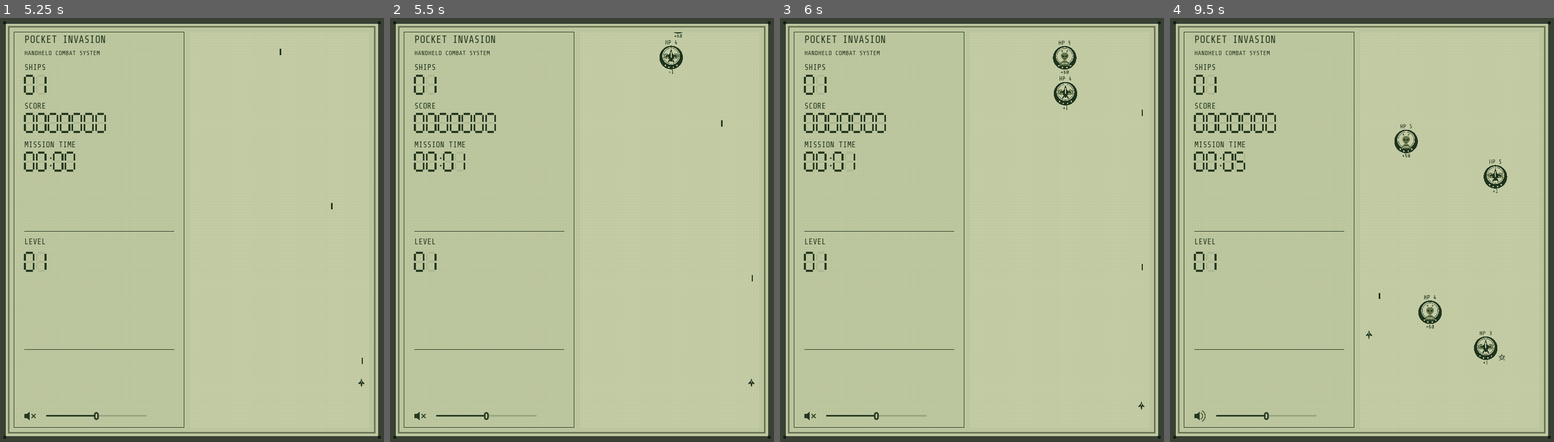
Above: before the commit, frames 1-4 (left to right).
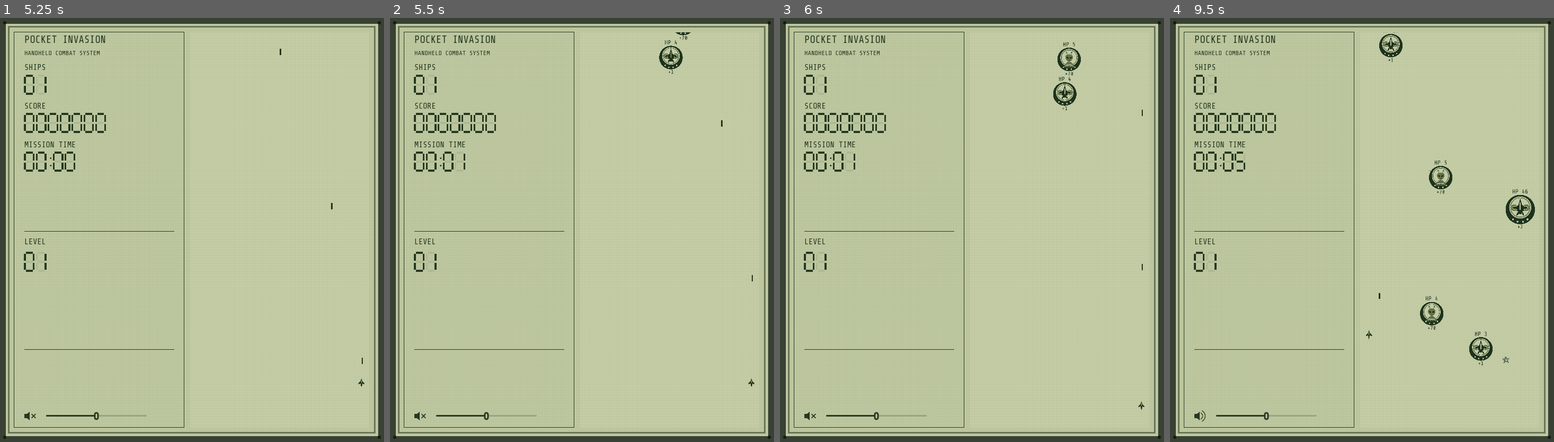
Above: after the commit, the same moments.

Repository: barmassimo/pocket-invasion
Game: Godot game, scene res://scenes/main.tscn
Two runs of this game, one before a commit and one after it. Both use one fixed random seed, a clock stepped at 60 frames per second and the inputs below.
Inputs (mouse positions are in pixels of both pictures, inside the frame that each line leads up to):
- Up to frame 1 (5.25 s): click "<" at 0.5 s; click (253, 369) at 1.27 s; click (264, 369) at 2.02 s; click (272, 369) at 2.77 s; click ">" at 3.5 s; tap Enter at 4.25, 4.35 s; move the mouse to (276, 208) at 4.27 s; hold Right 4.28-5 s; click (276, 208) at 4.42 s; tap Space at 4.52, 4.55, 4.82 s; click (26, 416) at 5 s
- Up to frame 2 (5.5 s): no input
- Up to frame 3 (6 s): move the mouse to (895, 251) at 5.77 s; hold Down from 5.78 s (still down); tap Space at 5.85 s
- Up to frame 4 (9.5 s): tap Space at 6.02, 6.32, 6.8, 7.52, 7.82, 8.27, 8.3, 8.57, 9.02, 9.32 s; tap Enter at 6.05, 6.6, 7.55, 9.05 s; move the mouse to (1400, 136) at 6.52 s; release Down at 6.53 s; hold Right 6.53-7.28 s; move the mouse to (1342, 314) at 7.27 s; hold Up 7.28-8.03 s; tap Ctrl at 7.35 s; click (1342, 314) at 7.42 s; move the mouse to (1477, 293) at 8.02 s; hold Left from 8.03 s (still down); tap M at 8.1 s; move the mouse to (1246, 166) at 8.77 s; tap Keypad Enter at 8.85 s

Frame 1 is identical in both runs. In frame 2, less than 0.1% of the frame differs, in the area x 70-79%, y 3-14%; in frame 3, 0.4%; in frame 4, 1.5%, in the area x 54-96%, y 3-82%.

Commit message:
Tune recovery ship frequency and health with a gentle first wave

Diff:
--- a/game/scripts/checks.gd
+++ b/game/scripts/checks.gd
@@ -598,6 +598,9 @@
 		previous_gain = gain
 	check(speed_accelerates, "Faster opening speed grows every physics tick with increasing gains for ten minutes")
 	var recoveries_present: bool = true
+	var opening_recovery_valid: bool = true
+	var recovery_health_counts: Dictionary = {5: 0, 10: 0}
+	var two_skipped_seen: bool = false
 	for seed_value: int in [42, 123, 456, 789, 2026]:
 		for survival: float in [0.0, 300.0, 1800.0]:
 			var generator := Encounters.new()
@@ -607,10 +610,22 @@
 				var found: bool = false
 				for item: Dictionary in generator.plan(Rules.difficulty_time(survival + wave_index * 2.0), wave_index):
 					if item.kind == 0 and item.tier == 0:
-						found = item.hp == 5 and item.reward == 1
+						found = item.hp in [5, 10] and item.reward == 1
+						if wave_index == 0:
+							opening_recovery_valid = opening_recovery_valid and item.hp == 5 and item.reward == 1
+						elif found:
+							recovery_health_counts[item.hp] += 1
 				missed = 0 if found else missed + 1
-				recoveries_present = recoveries_present and missed <= 1
-	check(recoveries_present, "Easy +1 crates appear at least every two waves, including at high difficulty")
+				two_skipped_seen = two_skipped_seen or missed == 2
+				recoveries_present = recoveries_present and missed <= 2 and (wave_index != 0 or found)
+	check(recoveries_present and two_skipped_seen, "Recovery +1 ships start each run and skip at most two waves, including at high difficulty")
+	check(opening_recovery_valid, "First-wave recovery ships always have 5 HP and reward +1 across seeds and difficulty")
+	var total_recoveries: int = recovery_health_counts[5] + recovery_health_counts[10]
+	var balanced_health: bool = true
+	for hp: int in [5, 10]:
+		var share: float = float(recovery_health_counts[hp]) / total_recoveries
+		balanced_health = balanced_health and share > 0.40 and share < 0.60
+	check(balanced_health, "Seeded recovery encounters cover only 5 and 10 HP with balanced frequencies")
 	var recovered_alone: bool = true
 	for survival: float in [0.0, 300.0, 1800.0]:
 		game.reset_run(true, 123)
@@ -633,7 +648,7 @@
 			game.ship_previous.clear()
 			game.collect_pickups()
 		recovered_alone = recovered_alone and game.squad.size() == 2 and game.pickups.is_empty()
-	check(recovered_alone, "One fighter can free then collect a recovery reinforcement at start, five and thirty minutes")
+	check(recovered_alone, "One fighter can free then collect a 5 HP recovery reinforcement at start, five and thirty minutes")
 	var rewards_grow: bool = true
 	for kind: int in range(3):
 		for tier: int in range(4):
--- a/game/scripts/encounters.gd
+++ b/game/scripts/encounters.gd
@@ -4,7 +4,7 @@
 const Rules = preload("res://scripts/invasion_rules.gd")
 var rng := RandomNumberGenerator.new()
 var run_seed: int = 0
-var waves_since_recovery: int = 1
+var waves_since_recovery: int = Rules.RECOVERY_MAX_SKIPPED_WAVES
 
 func reset(seed_override: int = -1) -> void:
 	if seed_override < 0:
@@ -13,7 +13,7 @@
 	else:
 		run_seed = seed_override
 	rng.seed = run_seed
-	waves_since_recovery = 1
+	waves_since_recovery = Rules.RECOVERY_MAX_SKIPPED_WAVES
 
 func next_interval(elapsed: float = 0.0) -> float:
 	return maxf(0.65, rng.randf_range(2.3, 3.3) / Rules.encounter_pressure(elapsed))
@@ -26,7 +26,7 @@
 		var temporary: float = lanes[i]
 		lanes[i] = lanes[pick]
 		lanes[pick] = temporary
-	var recovery: bool = waves_since_recovery >= 1 or rng.randf() < 0.35
+	var recovery: bool = waves_since_recovery >= Rules.RECOVERY_MAX_SKIPPED_WAVES or rng.randf() < Rules.RECOVERY_CHANCE
 	waves_since_recovery = 0 if recovery else waves_since_recovery + 1
 	var count: int = rng.randi_range(1, 2)
 	if wave == 0:
@@ -45,6 +45,10 @@
 			tier = 0 if recovery else maxi(1, tier)
 		var x: float = rng.randf_range(-1.2, 1.2) if wave == 0 else lanes[i] + rng.randf_range(-0.2, 0.2)
 		var hp: int = Rules.target_health(kind, elapsed, rng.randf_range(0.85, 1.15), tier)
+		if kind == 0 and tier == 0:
+			hp = Rules.RECOVERY_HEALTH_OPTIONS[rng.randi_range(0, Rules.RECOVERY_HEALTH_OPTIONS.size() - 1)]
+			if wave == 0:
+				hp = Rules.RECOVERY_HEALTH
 		result.append({"x": x, "z": -24.0 - float(i) * rng.randf_range(2.0, 3.5), "kind": kind, "tier": tier, "hp": hp, "reward": Rules.target_reward(kind, tier, rng.randi_range(4, 7))})
 	for item: Dictionary in result:
 		item["drift"] = rng.randf_range(TargetMotion.DRIFT_MIN, TargetMotion.DRIFT_MAX) * (-1.0 if rng.randf() < 0.5 else 1.0)
--- a/game/scripts/invasion_rules.gd
+++ b/game/scripts/invasion_rules.gd
@@ -26,6 +26,11 @@
 const DISPLAY_START_THREAT: int = 1
 const COURSE_SPEED_MULTIPLIER: float = 1.3
 const RECOVERY_HEALTH: int = 5
+const RECOVERY_HEALTH_OPTIONS: Array[int] = [5, 10]
+const RECOVERY_MAX_SKIPPED_WAVES: int = 2
+# With two skipped waves allowed, this yields 54.43% recovery waves on average:
+# halfway between the original 60.61% and the reduced 48.25%.
+const RECOVERY_CHANCE: float = 0.457276
 const OPENING_SCORE_SECONDS: float = 30.0
 const OPENING_SCORE_HEALTH: Array[int] = [0, 5, 6]
 const ALIEN_HEALTH_LINEAR: Array[float] = [0.0, 18.0, 24.0]
Not shown, changed: docs/ARCHITECTURE.md
Not shown, changed: docs/CHANGELOG.md
Not shown, changed: docs/MANUAL.md
